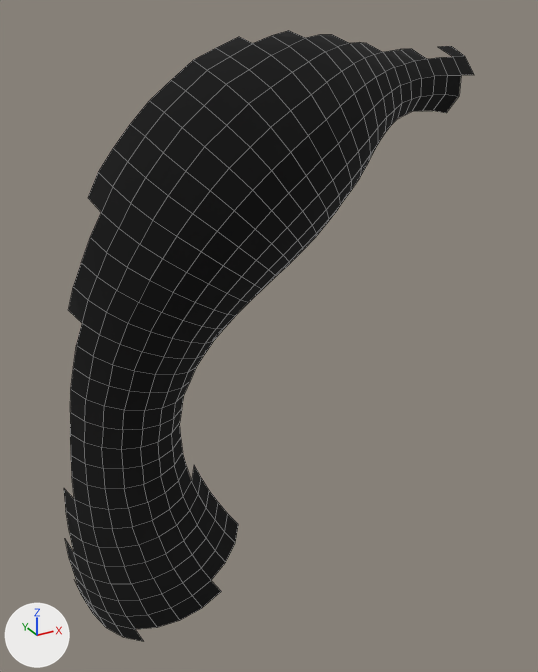
An edit to the OBJ model QS_project/data/Remeshing/tunel_inv_1/tunel_inv_1_Remeshed.obj, drawn before and after from the same camera.
Both versions are drawn from a 50 mm lens placed at (-1.64, -3.08, -3.16), pointed at (-0.2, -0.45, -4.48). Lighting does not change. The marker at lower left points along +X, +Y and +Z. Mesh edges are drawn as thin lines. Where no turn or scale is listed for an object, it has been applied to the vertices.

Before the edit, the objects in view are built like this:
```python
me_tunel_inv_1_remeshed = bpy.data.meshes.new('tunel_inv_1_Remeshed')
me_tunel_inv_1_remeshed.from_pydata(...)  # 361 vertices, 304 faces; spans x -1.14..0.87, y -0.84..-0.17, z -5.82..-3.24
me_tunel_inv_1_remeshed.materials.append(mat_diffuse_0_0_0_255)  # black #000000
# before: 0 (-1.11, -0.19, -5.64) at pixel (73, 579), 1 (-1.09, -0.18, -5.72) at pixel (79, 588), 2 (-1.06, -0.17, -5.79), 17 (-1.09, -0.29, -5.72) at pixel (86, 603), 18 (-1.06, -0.28, -5.8) at pixel (93, 613)
# before: 20 (-1.11, -0.3, -5.64) at pixel (80, 592), 56 (-1.06, -0.39, -5.73) at pixel (98, 616), 57 (-1.03, -0.38, -5.82) at pixel (106, 627), 73 (-1.01, -0.47, -5.73) at pixel (115, 624), 74 (-0.98, -0.48, -5.82) at pixel (123, 637)
# before: 118 (-0.94, -0.55, -5.72) at pixel (135, 629), 119 (-0.91, -0.56, -5.81) at pixel (143, 641)
# before: 15 (0.74, -0.3, -3.32) at pixel (437, 46), 16 (0.84, -0.29, -3.32) at pixel (451, 46), 115 (0.85, -0.37, -3.36) at pixel (464, 56), 116 (0.76, -0.39, -3.36) at pixel (452, 56), 190 (0.87, -0.42, -3.43) at pixel (474, 75)
# before: 191 (0.78, -0.43, -3.43) at pixel (461, 75)
ob_tunel_inv_1_remeshed = bpy.data.objects.new('tunel_inv_1_Remeshed', me_tunel_inv_1_remeshed)
ob_tunel_inv_1_remeshed.location = (0.0, 0.0, 0.0)
```
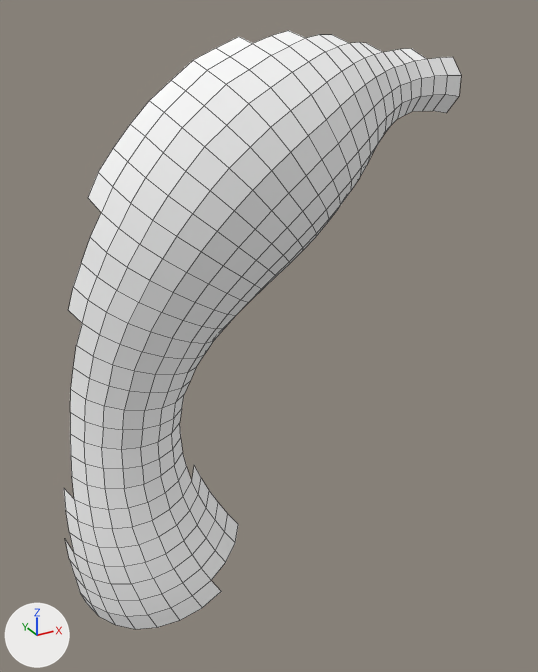
The change in detail:
Material 'diffuse_0_0_0_255.001' (mat_diffuse_0_0_0_255_001) is new.
Its base color is (1.0, 1.0, 1.0) (white #ffffff).
Its roughness is 1.0.
me_tunel_inv_1_remeshed is used by ob_tunel_inv_1_remeshed; location (0.0, 0.0, 0.0).
Verts and faces of me_tunel_inv_1_remeshed; kept vertices keep their numbers, new ones are numbered from 361.
me_tunel_inv_1_remeshed had 361 vertices, 304 faces and spanned x -1.14..0.87, y -0.84..-0.17, z -5.82..-3.24.
me_tunel_inv_1_remeshed now has 348 vertices, 296 faces and spans x -1.14..0.78, y -0.84..-0.24, z -5.73..-3.24.
Part 1, on me_tunel_inv_1_remeshed:
Vertices deleted: 0, 1, 2, 18, 57, 74, 119 (with the faces that use them).
Part 2, on me_tunel_inv_1_remeshed:
Vertices deleted: 15, 16, 115, 190 (with the faces that use them).
me_tunel_inv_1_remeshed part 3: 296 faces spanning x -1.14..0.78, y -0.84..-0.24, z -5.73..-3.24 switch from mat_diffuse_0_0_0_255 (black #000000) to mat_diffuse_0_0_0_255_001 (white #ffffff).

Boxes [x1, y1, x2, y2] around the edits, measured in the pictures (538 x 672 px):
'tunel_inv_1_Remeshed', reshaped: before [64, 31, 474, 642]; after [64, 31, 461, 629]
part 1 of me_tunel_inv_1_remeshed, deleted: before [74, 580, 144, 642]
part 2 of me_tunel_inv_1_remeshed, deleted: before [438, 46, 474, 75]
part 3 of me_tunel_inv_1_remeshed, recoloured (black to white): [64, 31, 461, 629] in both
